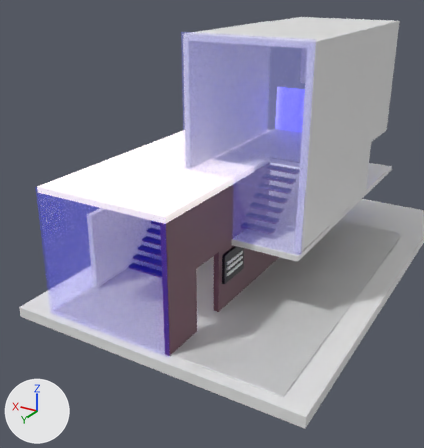
A saved change to the glTF model models/mvdr.glb.
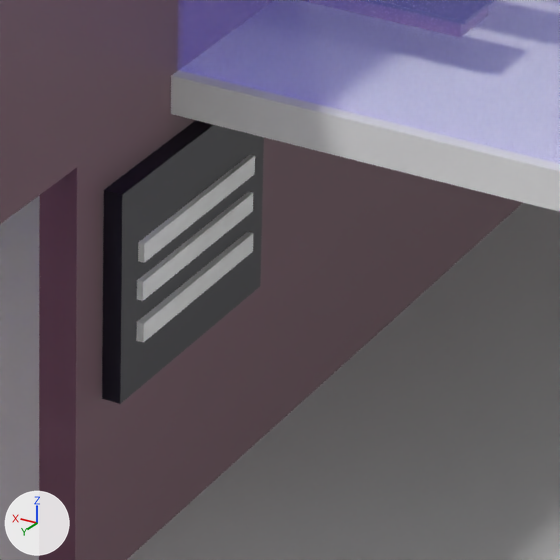
Old and new are each drawn whole from a camera (50 mm lens) standing at (-8.78, 30.9, 11.19) and looking at (1.08, 14.48, 2.97) and again close up on the part from 49% to 67% of the width and 51% to 68% of the height. Arrows for +X, +Y and +Z are at lower left; the lights stay in place. Objects named as collision shapes, trigger or cutter boxes, shadow casters or lower levels of detail are left out. Where no turn or scale is listed for an object, it has been applied to the vertices.
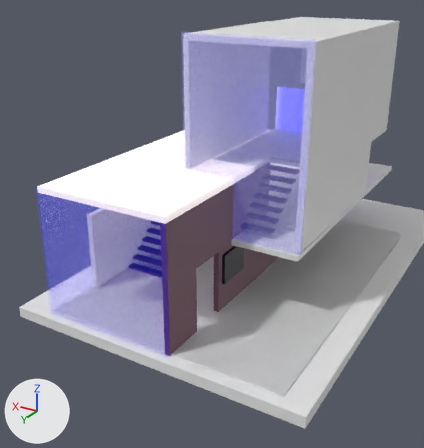
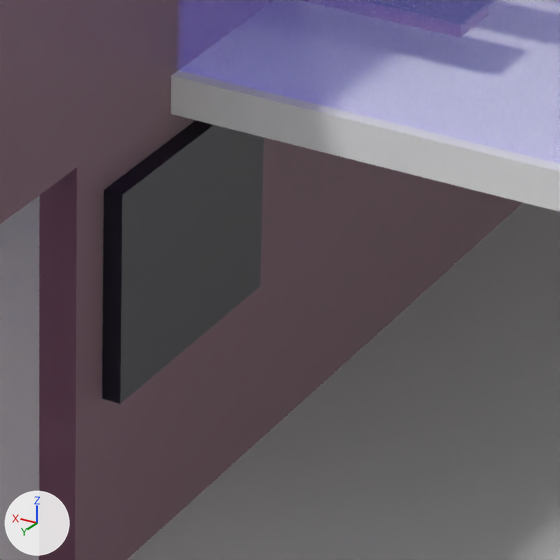
Boxes [x1, y1, x2, y2] around the edits, measured in the close-ups (560 x 560 px):
'Cube.018', deleted
    before: [136, 232, 253, 343]
'Cube.020', recoloured, moved, rescaled, turned (not visible afterwards)
    before: [138, 155, 255, 263]
'Cube.019', deleted
    before: [137, 192, 253, 301]

Diff of the bpy script that builds the scene:
```diff
--- a/models/mvdr.glb.py
+++ b/models/mvdr.glb.py
@@ mat_material_012 @@
+mat_material_012 = principled_material('Material.012')
+mat_material_012.base_color = (0.00201, 0.00112, 0.00902)  # black #070418
@@ me_cube_035 @@
 me_cube_035.from_pydata(...)  # 8 vertices, 12 faces; spans x -1.0..1.0, y -1.0..1.0, z -1.0..1.0
+me_cube_035.materials.append(mat_material_012)  # black #070418
@@ ob_cube_018 @@
-ob_cube_018 = bpy.data.objects.new('Cube.018', me_cube_030)
-ob_cube_018.location = (0.062, 14.599, 1.536)
-ob_cube_018.rotation_euler = (0.0, 0.0, -3.138)  # degrees (0, 0, -180)
-ob_cube_018.scale = (-0.025, 0.55, 0.05)
@@ ob_cube_019 @@
-ob_cube_019 = bpy.data.objects.new('Cube.019', me_cube_034)
-ob_cube_019.location = (0.067, 14.601, 1.757)
-ob_cube_019.rotation_euler = (0.0, 0.0, -3.138)  # degrees (0, 0, -180)
-ob_cube_019.scale = (-0.025, 0.55, 0.05)
@@ ob_cube_020 @@
 ob_cube_020 = bpy.data.objects.new('Cube.020', me_cube_035)
-ob_cube_020.location = (0.067, 14.591, 1.954)
-ob_cube_020.rotation_euler = (0.0, 0.0, -3.138)  # degrees (0, 0, -180)
-ob_cube_020.scale = (-0.025, 0.55, 0.05)
+ob_cube_020.location = (0.461, 14.597, 1.767)
+ob_cube_020.scale = (0.05, 0.7, 0.55)
```
